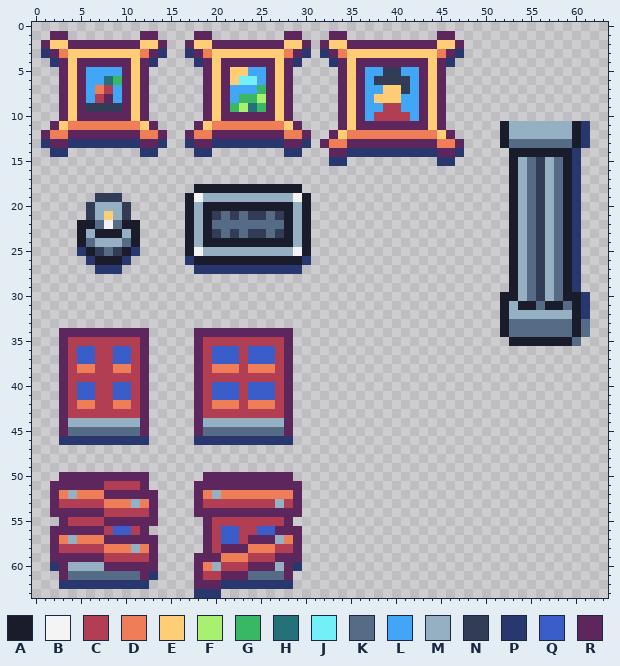
Two versions of one pixel-art sprite, assets/sprites/tilesets/default/tileset_bricked_details.png. The picture above is the old version.
The file is 64x64 pixels. Colours within 5 levels of each other are drawn and written as one.
Palette (. is transparent): A #1a1c2c  B #f4f4f4  C #b13e53  D #ef7d57  E #ffcd75  F #a7f070  G #38b764  H #257179  J #73eff7  K #566c86  L #41a6f6  M #94b0c2  N #333c57  P #29376f  Q #3b5dc9  R #5d275d
The same view after the edit:
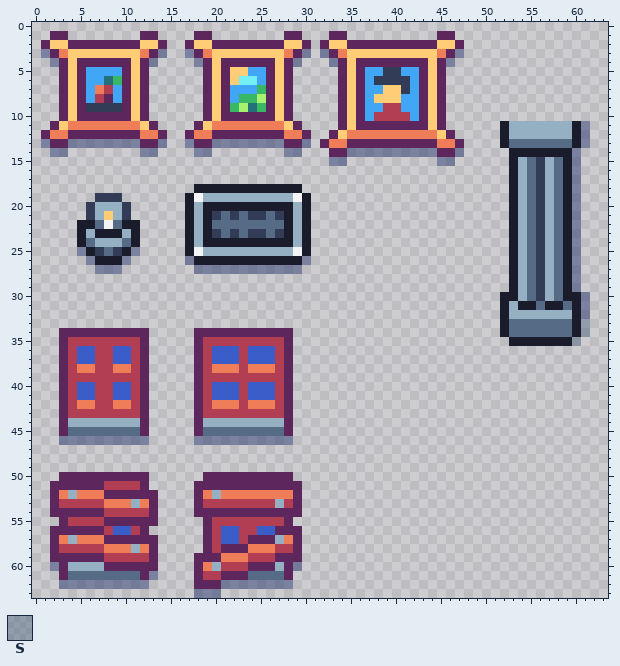
Colours new in this view: S #566c867f
Difference:
@@ palette @@
-P #29376f
+P #29376f7f
@@ x 58..63 @@
 32 MMAP..
-33 KKAK..
-34 KKAK..
-35 AAK...
+33 KKAS..
+34 KKAS..
+35 AAS...
 36 ......
